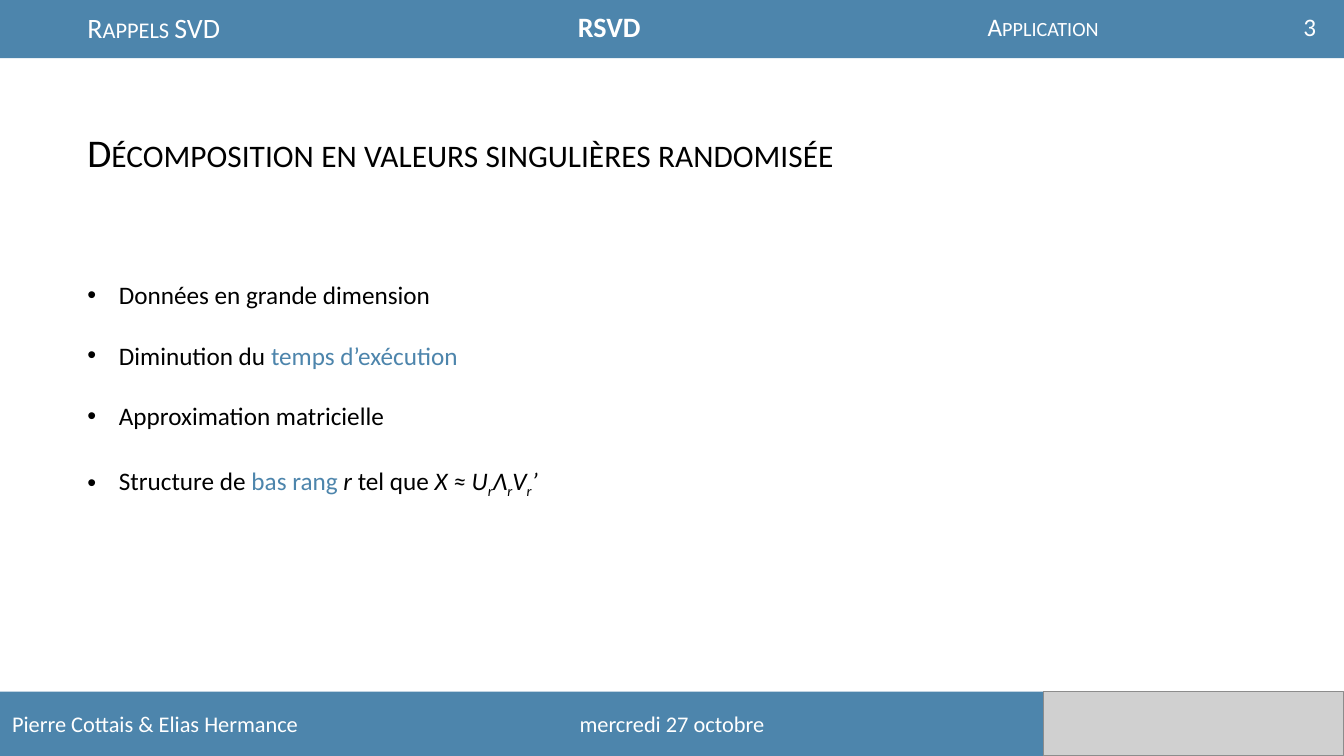
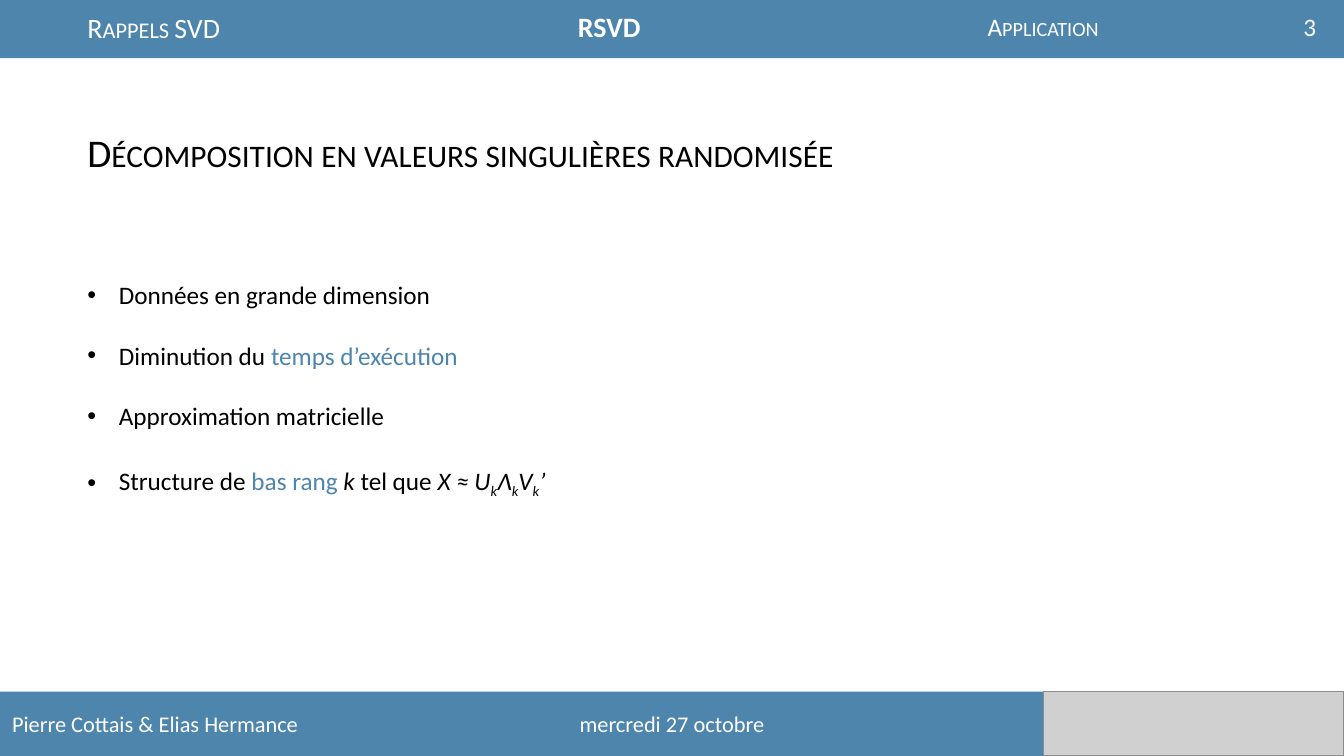
Before and after one commit to Easill/RSVD, a slide deck: slide 3 of presentation.pptx. Drawn at 1344x756 pixels with LibreOffice and Linux fonts; fonts in the diff are those of the drawing; grey boxes stand for pictures. Boxes give left, top, right and bottom in pixels: in the first picture for what was removed or moved away, otherwise in the second. Text is boxed around its words. In the diff, an @@ line names an element or a change of style, - is before the commit and + after.

```diff
--- a/presentation.pptx
+++ b/presentation.pptx
@@ text at bbox=[119, 472, 451, 495]: text changed @@
-• Structure de bas rang r tel que X ≈ UrΛrVr’
+• Structure de bas rang k tel que X ≈ UkΛkVk’
```
Also in this commit, not shown: 4 other slides changed, 6 slides added.
